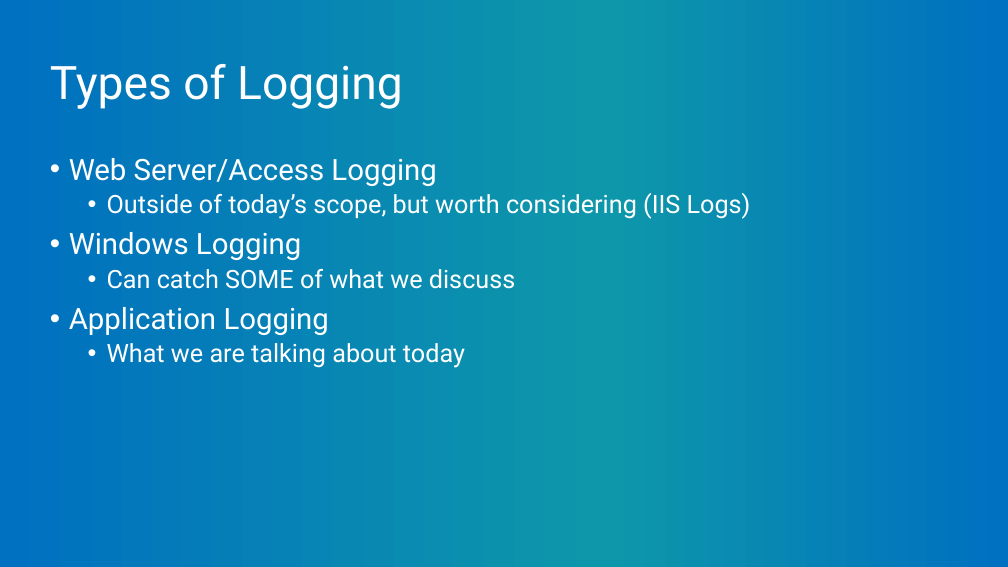
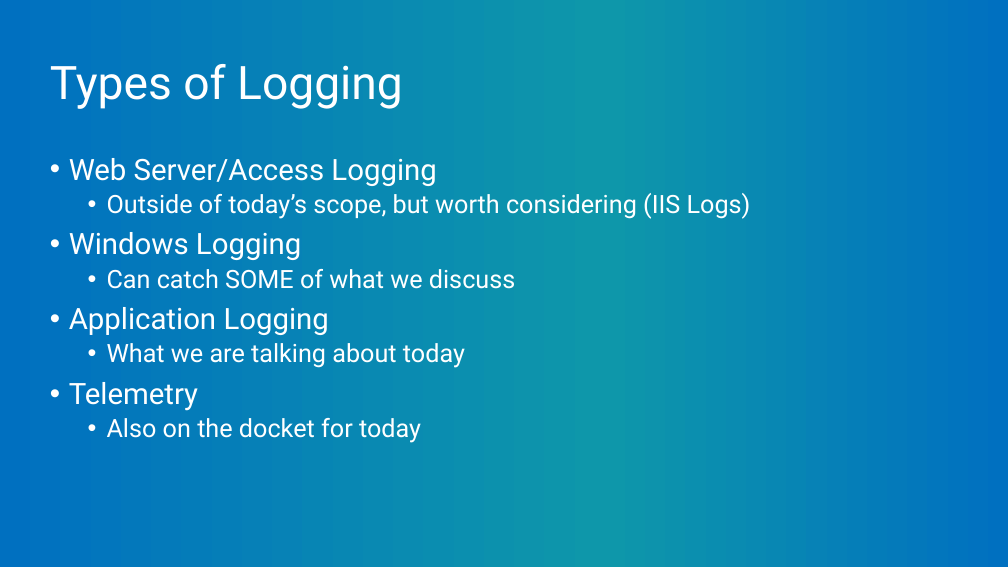
Before and after one commit to mitchelsellers/dotnetcoreloggingdemo, a slide deck: slide 6 of Presentation/But It Was Logged.pptx. Drawn at 1008x567 pixels with LibreOffice and Linux fonts; fonts in the diff are those of the drawing; background and template pictures are left out. Boxes give left, top, right and bottom in pixels: in the first picture for what was removed or moved away, otherwise in the second. Text is boxed around its words. In the diff, an @@ line names an element or a change of style, - is before the commit and + after.

```diff
--- a/Presentation/But It Was Logged.pptx
+++ b/Presentation/But It Was Logged.pptx
@@ text at bbox=[69, 382, 421, 443]: paragraphs added @@
+• Telemetry
+  • Also on the docket for today
```
Also in this commit, not shown: 3 other slides changed.
